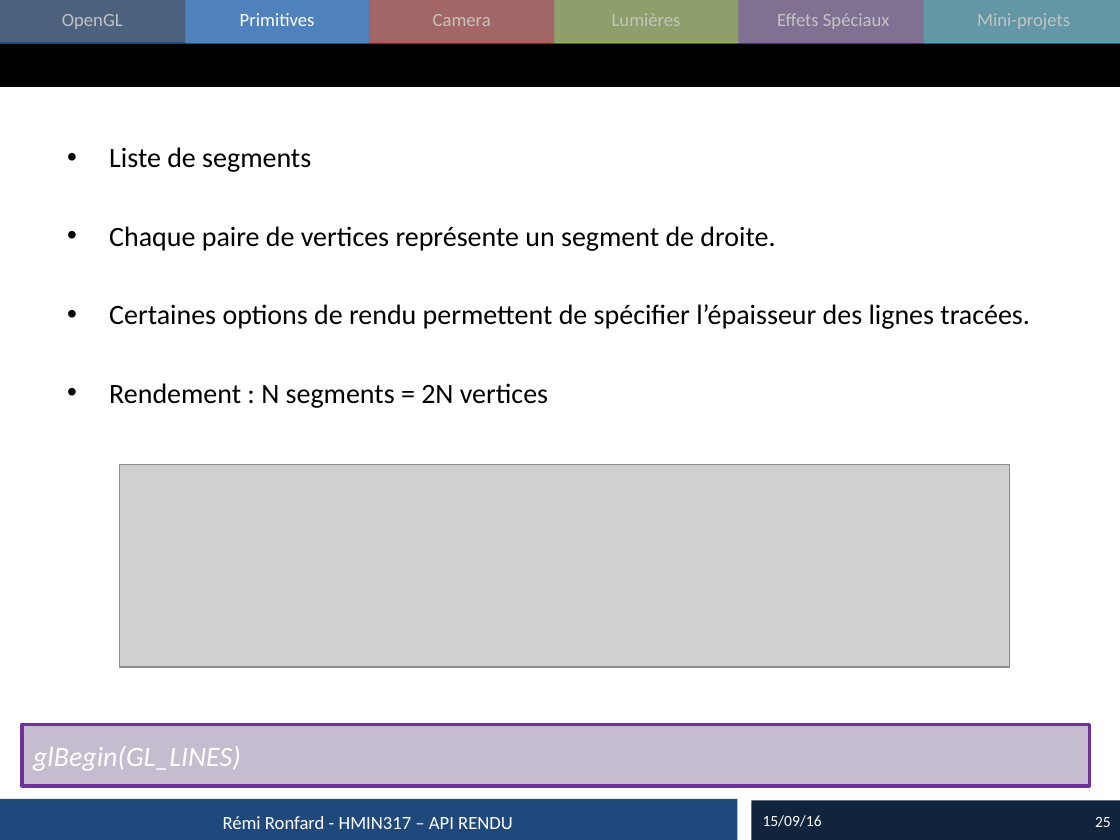
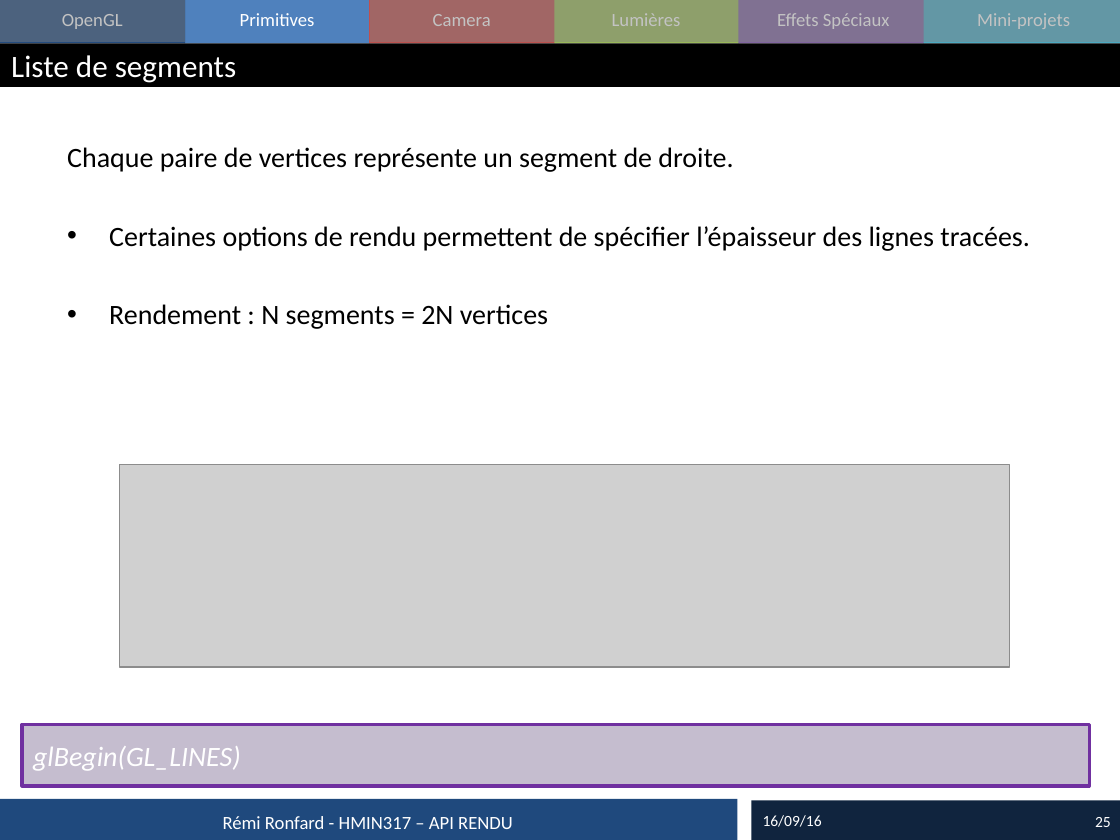
Before and after one commit to master-imagina/hmin317, a slide deck: slide 25 of cours/2016_01_Rendu.pptx. Drawn at 1120x840 pixels with LibreOffice and Linux fonts; fonts in the diff are those of the drawing; grey boxes stand for pictures. Boxes give left, top, right and bottom in pixels: in the first picture for what was removed or moved away, otherwise in the second. Text is boxed around its words. In the diff, an @@ line names an element or a change of style, - is before the commit and + after.

```diff
--- a/cours/2016_01_Rendu.pptx
+++ b/cours/2016_01_Rendu.pptx
@@ title added at [11, 55, 236, 83], 20 pt, text #FFFFFF @@
+Liste de segments
@@ text at [67, 147, 733, 172]: bullet • to none @@
@@ text at [109, 147, 311, 172]: paragraph removed @@
-• Liste de segments
@@ text at [763, 815, 822, 827]: text changed @@
-15/09/16
+16/09/16
```
Also in this commit, not shown: 19 other slides changed, 1 slide added, 3 other files.
